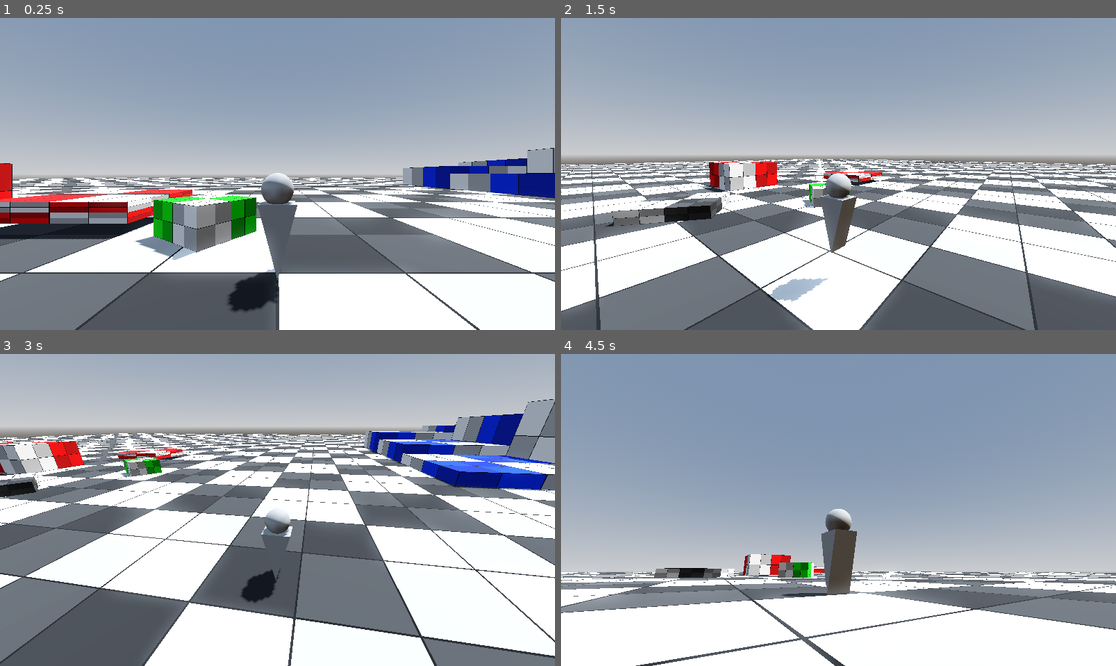
Above: before the commit, frames 1-4 (two rows, left to right).
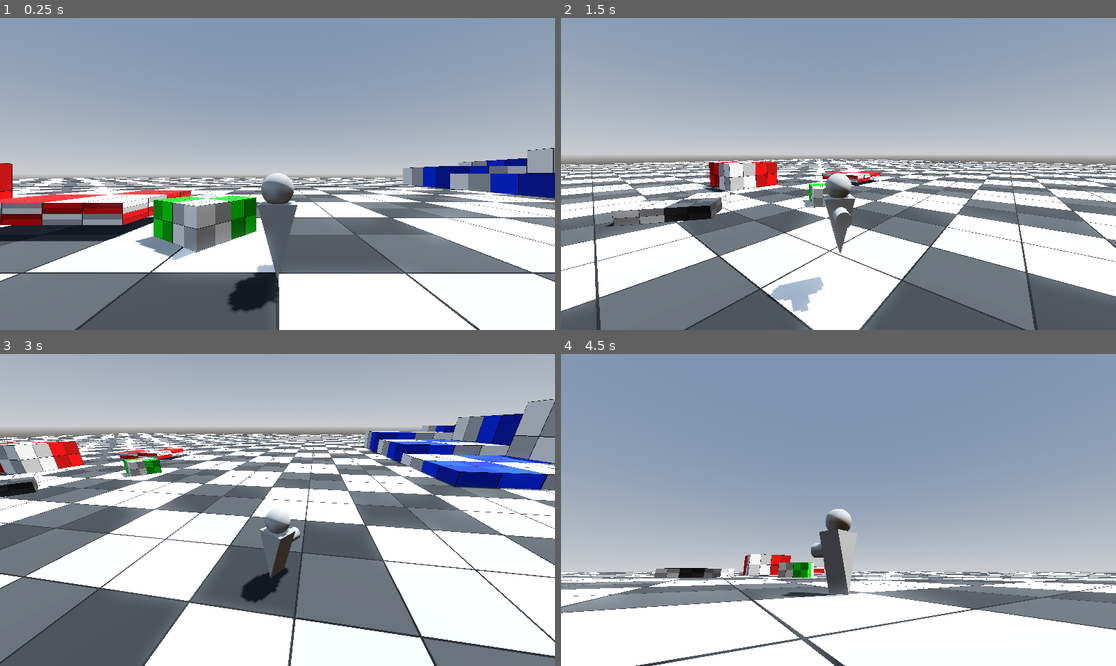
Above: after the commit, the same moments.

Repository: SyntronicZero/floatingblockgame
Game: Godot game, scene res://Levels/TESTING/test_level.tscn
Same seed, same stepped clock (60 frames per second), same inputs: the game is played once before the commit and once after it.
Inputs (mouse positions are in pixels of both pictures, inside the frame that each line leads up to):
- Up to frame 1 (0.25 s): no input
- Up to frame 2 (1.5 s): tap Enter at 0.5 s; move the mouse to (960, 158) at 0.52 s; hold D (Right) 0.53-1.28 s; tap T at 0.6 s; click (960, 158) at 0.67 s; tap Space (Jump) at 0.77 s; move the mouse to (727, 189) at 1.27 s; hold S (Backward) from 1.28 s (still down); tap Y at 1.35 s
- Up to frame 3 (3 s): tap Space (Jump) at 1.52 s; move the mouse to (333, 441) at 2.02 s; release S (Backward) at 2.03 s; hold D (Right) 2.03-2.78 s; tap Z at 2.1 s; move the mouse to (249, 572) at 2.77 s; hold W (Forward) from 2.78 s (still down); tap G at 2.85 s; click (249, 572) at 2.92 s
- Up to frame 4 (4.5 s): tap Space (Jump) at 3.02, 3.77 s; move the mouse to (1005, 556) at 3.52 s; release W (Forward) at 3.53 s; hold A (Left) from 3.53 s (still down); tap R at 3.6 s; move the mouse to (672, 463) at 4.27 s; tap H at 4.35 s

The runs differ from the first frame. In frame 1, 1.1% of the frame differs, in the area x 0-50%, y 55-83%; in frame 2, 0.6%; in frame 3, 0.5%; in frame 4, 0.8%.

Commit message:
Added character rotation that is smooth and doesnt flip weirdly

Diff:
--- a/Levels/TESTING/test_level.tscn
+++ b/Levels/TESTING/test_level.tscn
@@ -1,9 +1,10 @@
-[gd_scene load_steps=21 format=3 uid="uid://bjt2jifiiroa0"]
+[gd_scene load_steps=22 format=3 uid="uid://bjt2jifiiroa0"]
 
 [ext_resource type="Texture2D" uid="uid://cfcejan8w2hdt" path="res://textures/PLACEHOLDER/checker_red.png" id="1_jymn0"]
 [ext_resource type="Script" uid="uid://cr22g21adsylq" path="res://Levels/TESTING/TEST_PLAY_ANIMATION.gd" id="2_3vr6k"]
 [ext_resource type="Texture2D" uid="uid://d3fn26fc6t6n7" path="res://textures/PLACEHOLDER/checker_blue.png" id="2_qm4sc"]
 [ext_resource type="Texture2D" uid="uid://p3n1wc5jqtho" path="res://textures/PLACEHOLDER/checker_black.png" id="3_3vr6k"]
+[ext_resource type="Script" uid="uid://bh7b34btwx806" path="res://Player/smooth_camera.gd" id="3_ibrtv"]
 [ext_resource type="Texture2D" uid="uid://ck5jrmb6vq8dl" path="res://textures/PLACEHOLDER/checker_green.png" id="4_ibrtv"]
 [ext_resource type="PackedScene" uid="uid://cydn4sn5afbde" path="res://Player/player.tscn" id="5_t346a"]
 
@@ -30,6 +31,16 @@
 [sub_resource type="BoxMesh" id="BoxMesh_3vr6k"]
 material = SubResource("StandardMaterial3D_qm4sc")
 
+[sub_resource type="Animation" id="Animation_ub4j8"]
+length = 0.001
+tracks/0/type = "position_3d"
+tracks/0/imported = false
+tracks/0/enabled = true
+tracks/0/path = NodePath("..")
+tracks/0/interp = 1
+tracks/0/loop_wrap = true
+tracks/0/keys = PackedFloat32Array(0, 1, 0, 0, 0)
+
 [sub_resource type="Animation" id="Animation_3158n"]
 resource_name = "TEST_MOVE_PLATFORM"
 length = 10.0
@@ -41,16 +52,6 @@
 tracks/0/interp = 1
 tracks/0/loop_wrap = true
 tracks/0/keys = PackedFloat32Array(0.0333333, 1, 0, 0, 0, 10, 1, 0, 0, -12.0658, 10.0333, 1, 0, 0, -12.4083)
-
-[sub_resource type="Animation" id="Animation_ub4j8"]
-length = 0.001
-tracks/0/type = "position_3d"
-tracks/0/imported = false
-tracks/0/enabled = true
-tracks/0/path = NodePath("..")
-tracks/0/interp = 1
-tracks/0/loop_wrap = true
-tracks/0/keys = PackedFloat32Array(0, 1, 0, 0, 0)
 
 [sub_resource type="AnimationLibrary" id="AnimationLibrary_pvdih"]
 _data = {
@@ -101,13 +102,17 @@
 anim_player = NodePath("AnimationPlayer")
 animation = "TEST_MOVE_PLATFORM"
 
-[node name="CSGBox3D2" type="MeshInstance3D" parent="Environment/MovingCube/AnimatableBody3D"]
+[node name="PlatformProxy" type="Node3D" parent="Environment/MovingCube/AnimatableBody3D"]
 transform = Transform3D(5, 0, 0, 0, 0.7, 0, 0, 0, 5, 0, 0, 0)
+
+[node name="CSGBox3D3" type="MeshInstance3D" parent="Environment/MovingCube/AnimatableBody3D/PlatformProxy"]
 mesh = SubResource("BoxMesh_3vr6k")
+skeleton = NodePath("")
+script = ExtResource("3_ibrtv")
+follow_target = NodePath("..")
 
 [node name="AnimationPlayer" type="AnimationPlayer" parent="Environment/MovingCube/AnimatableBody3D"]
-root_node = NodePath("../CSGBox3D2")
-callback_mode_process = 0
+root_node = NodePath("../PlatformProxy")
 libraries = {
 &"": SubResource("AnimationLibrary_pvdih")
 }
--- a/Player/player.gd
+++ b/Player/player.gd
@@ -1,8 +1,17 @@
 extends CharacterBody3D
+
+@onready var mesh_rotation_y_node: Node3D = $MeshRotationY
+@onready var mesh_rotation_x_node: Node3D = $MeshRotationY/MeshRotationX
+
+#region Character Rotation
+var prev_frame: float = 0.0
+var current_frame: float = 0.0
 
 @export var camera_node: Node3D
 var camera_basis: Basis
 
+const MESH_ROTATION_SPEED = 15.0
+var _theta: float
 const ACCELERATION = 5.0
 const DECCELERATION = 1.0
 const SPEED = 7.5
@@ -28,6 +37,7 @@
 	# Get the input direction and handle the movement/deceleration.
 	# As good practice, you should replace UI actions with custom gameplay actions.
 	input_dir = Input.get_vector("Left", "Right", "Forward", "Backward")
+
 	direction = (camera_basis * Vector3(input_dir.x, 0, input_dir.y)).normalized()
 	#if direction:
 		##velocity.x = direction.x * SPEED
@@ -39,8 +49,10 @@
 		#pass
 	if is_on_floor():
 		_ground_movement(delta, 1)
+		_mesh_rotation(delta, 1)
 	else:
 		_ground_movement(delta, .3)
+		_mesh_rotation(delta, .5)
 	move_and_slide()
 
 func _ground_movement(delta, friction):
@@ -50,3 +62,13 @@
 	else:
 		velocity.x = lerp(velocity.x, 0.0, ACCELERATION * delta * friction) #slow to stop when not moving
 		velocity.z = lerp(velocity.z, 0.0, ACCELERATION * delta * friction)
+
+func _mesh_rotation(delta, rotation_strength: float):
+	#var mesh_direction = atan2(-direction.x, -direction.z)
+	if direction:
+		_theta = wrapf(atan2(-direction.x, -direction.z) - mesh_rotation_y_node.rotation.y, -PI, PI)
+		var theta_remaped = remap(abs(_theta), 3, .01, 1, 0.03)
+		#mesh_rotation_y_node.rotation.y += clamp(MESH_ROTATION_SPEED * delta, 0, abs(_theta)) * sign(_theta)
+		mesh_rotation_y_node.rotation.y += clamp(theta_remaped * MESH_ROTATION_SPEED * delta *rotation_strength, 0, abs(_theta)) * sign(_theta)
+		print(mesh_rotation_y_node.rotation.y)
+	pass
--- a/Player/player.tscn
+++ b/Player/player.tscn
@@ -10,6 +10,8 @@
 size = Vector3(1, 1.094, 0.784)
 
 [sub_resource type="SphereMesh" id="SphereMesh_l8h54"]
+
+[sub_resource type="CylinderMesh" id="CylinderMesh_btcbx"]
 
 [node name="Player" type="CharacterBody3D" node_paths=PackedStringArray("camera_node")]
 script = ExtResource("1_4ntmi")
@@ -39,3 +41,7 @@
 transform = Transform3D(0.637776, 0, 0, 0, -0.637776, 5.57562e-08, 0, -5.57562e-08, -0.637776, 0, 0.635454, -2.13163e-14)
 mesh = SubResource("SphereMesh_l8h54")
 skeleton = NodePath("../MeshInstance3D")
+
+[node name="MeshInstance3D3" type="MeshInstance3D" parent="SmoothPlayer"]
+transform = Transform3D(0.362, 0, 0, 0, -1.58235e-08, 0.362, 0, -0.362, -1.58235e-08, 0, 0, -0.388559)
+mesh = SubResource("CylinderMesh_btcbx")
--- a/project.godot
+++ b/project.godot
@@ -13,7 +13,12 @@
 config/name="Floating Block Game"
 run/main_scene="uid://bjt2jifiiroa0"
 config/features=PackedStringArray("4.4", "Forward Plus")
+run/max_fps=60
 config/icon="res://icon.svg"
+
+[display]
+
+window/vsync/vsync_mode=0
 
 [editor_plugins]
 
Not shown: 1 places in Player/player.tscn that only renumber resources
